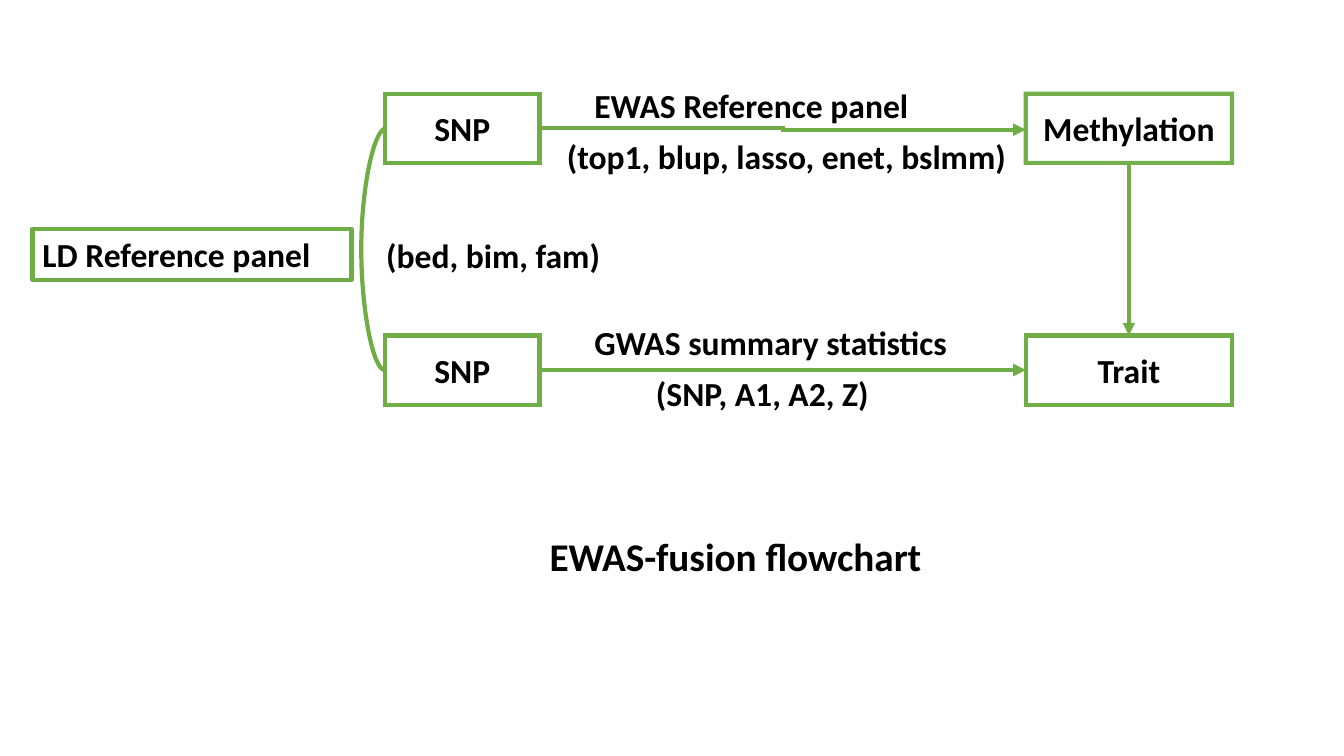
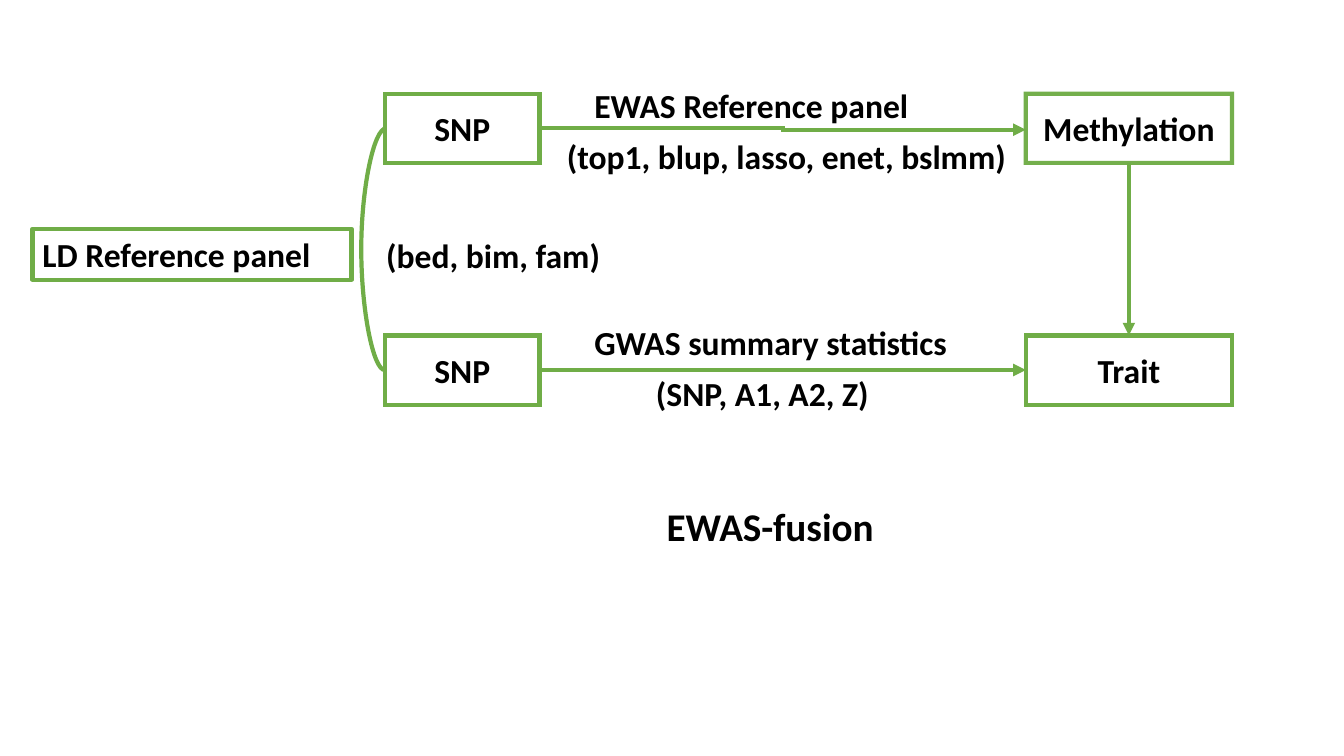
Before and after one commit to jinghuazhao/EWAS-fusion, a slide deck: slide 7 of README.pptx. Drawn at 1344x756 pixels with LibreOffice and Linux fonts; fonts in the diff are those of the drawing. Boxes give left, top, right and bottom in pixels: in the first picture for what was removed or moved away, otherwise in the second. Text is boxed around its words. In the diff, an @@ line names an element or a change of style, - is before the commit and + after.

```diff
--- a/README.pptx
+++ b/README.pptx
@@ text at <box>667,513,874,542</box>: text changed @@
-EWAS-fusion flowchart
+EWAS-fusion
```
Also in this commit, not shown: 1 slide added, 1 other file.
